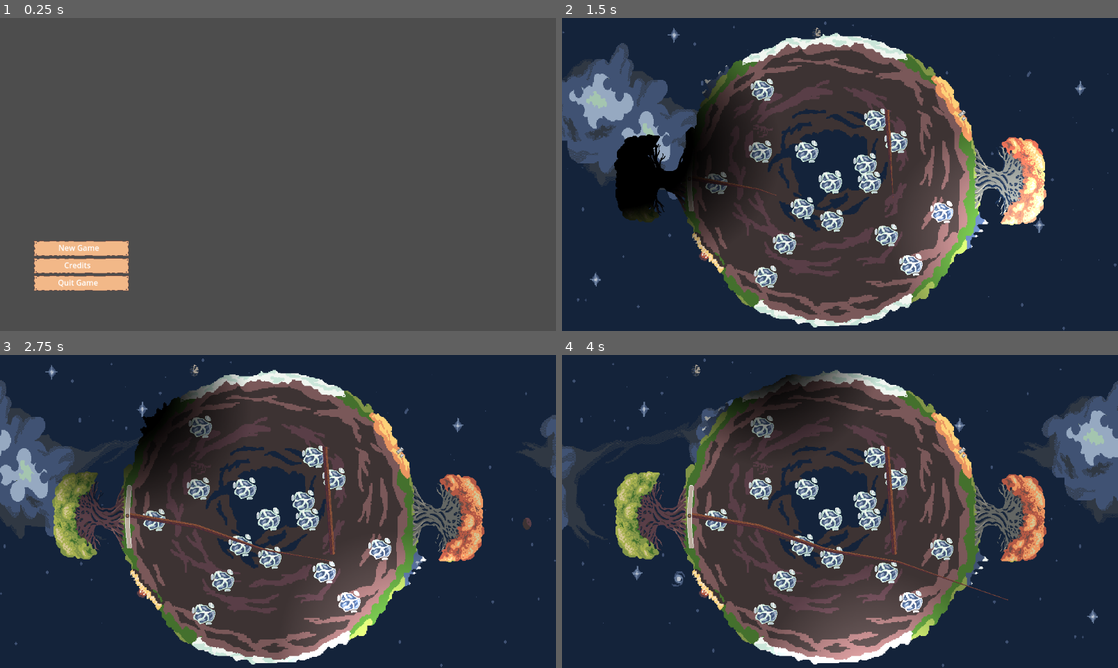
Above: before the commit, frames 1-4 (two rows, left to right).
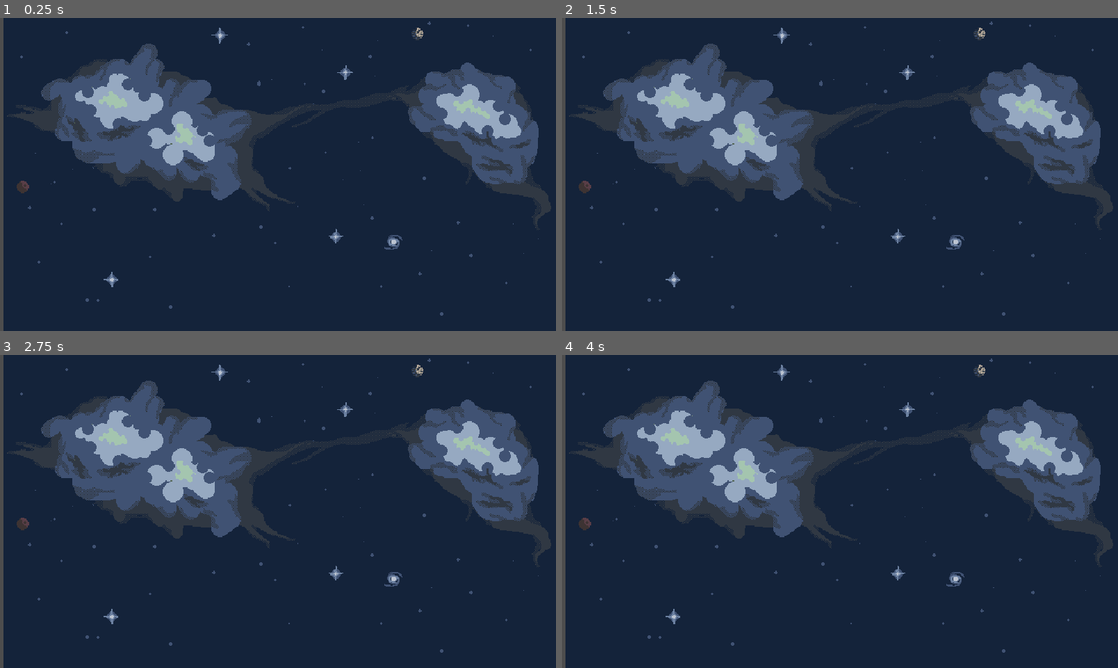
Above: after the commit, the same moments.

Repository: Rotta-Games/ragerootin
Game: Godot game, scene res://main.tscn
Same seed, same stepped clock (60 frames per second), same inputs: the game is played once before the commit and once after it.
Inputs (mouse positions are in pixels of both pictures, inside the frame that each line leads up to):
- Up to frame 1 (0.25 s): no input
- Up to frame 2 (1.5 s): click (667, 249) at 0.5 s, where only the run before the commit has a clickable "New Game"; hold Right (player1_move_right) from 1.28 s (still down)
- Up to frame 3 (2.75 s): release Right (player1_move_right) at 2.03 s; hold Left (player1_move_left) from 2.03 s (still down)
- Up to frame 4 (4 s): release Left (player1_move_left) at 2.78 s; hold Right (player1_move_right) from 2.78 s (still down)

The runs differ from the first frame. In frame 1, 99% of the frame differs, in the area x 0-100%, y 0-100%; in frame 2, 55%; in frame 3, 56%; in frame 4, 54%.

Commit message:
Fix resolution and scales

Diff:
--- a/game.tscn
+++ b/game.tscn
@@ -16,14 +16,16 @@
 [node name="Planet" parent="." instance=ExtResource("3_hd06s")]
 
 [node name="Player1" parent="." instance=ExtResource("4_a3mtv")]
+position = Vector2(170, 180)
 script = ExtResource("4_52che")
 
 [node name="GUI" parent="." instance=ExtResource("6_4oam8")]
 
 [node name="m" parent="." instance=ExtResource("6_qadn6")]
+position = Vector2(170, 180)
 
 [node name="Player2" parent="." instance=ExtResource("4_a3mtv")]
-position = Vector2(673, 190)
+position = Vector2(480, 180)
 script = ExtResource("7_nc2dq")
 
 [node name="GameBackground" parent="." instance=ExtResource("6_24cua")]
--- a/game_background.tscn
+++ b/game_background.tscn
@@ -17,7 +17,6 @@
 [node name="UndecidedParallaxSprite" type="Sprite2D" parent="ParallaxBackground/ParallaxLayer"]
 texture_repeat = 3
 position = Vector2(7.15256e-07, 6.19888e-05)
-scale = Vector2(1.3, 1.8)
 texture = ExtResource("1_runqh")
 centered = false
 
--- a/main.tscn
+++ b/main.tscn
@@ -1,8 +1,9 @@
-[gd_scene load_steps=4 format=3 uid="uid://eyff36cp2io3"]
+[gd_scene load_steps=5 format=3 uid="uid://eyff36cp2io3"]
 
 [ext_resource type="Script" path="res://MainMenuControl.gd" id="1_tr6f7"]
 [ext_resource type="Texture2D" uid="uid://b1ijgi4fbgnm5" path="res://assets/gfx/menu_button.png" id="2_bktn5"]
 [ext_resource type="AudioStream" uid="uid://cfrjvsjd5bjn0" path="res://assets/music/roots_pelimusa.mp3" id="3_gm3fx"]
+[ext_resource type="Texture2D" uid="uid://bfadg58kyknqs" path="res://assets/gfx/bg.png" id="4_pdnqi"]
 
 [node name="Node2D" type="Node2D"]
 
@@ -61,5 +62,9 @@
 stream = ExtResource("3_gm3fx")
 autoplay = true
 
+[node name="Sprite2D" type="Sprite2D" parent="."]
+position = Vector2(644, 180)
+texture = ExtResource("4_pdnqi")
+
 [connection signal="pressed" from="Control/VBoxContainer/NewGameButton" to="Control" method="onNewGameButtonPressed"]
 [connection signal="pressed" from="Control/VBoxContainer/QuitGameButton" to="Control" method="onQuitGameButtonPressed"]
--- a/planet.tscn
+++ b/planet.tscn
@@ -7,14 +7,14 @@
 [ext_resource type="Texture2D" uid="uid://b8p2ufu1kj703" path="res://assets/gfx/tree2.png" id="3_dlx4c"]
 
 [sub_resource type="CircleShape2D" id="CircleShape2D_njt6a"]
-radius = 316.0
+radius = 150.0
 
 [node name="Planet" type="Node2D"]
 script = ExtResource("1_oowm4")
 water_scene = ExtResource("2_5887o")
 
 [node name="Earth" type="Area2D" parent="."]
-position = Vector2(557, 339)
+position = Vector2(320, 180)
 
 [node name="CollisionShape2D" type="CollisionShape2D" parent="Earth"]
 shape = SubResource("CircleShape2D_njt6a")
@@ -22,15 +22,14 @@
 
 [node name="Sprite2d" type="Sprite2D" parent="Earth"]
 position = Vector2(2.08165e-12, 2.08165e-12)
-scale = Vector2(1.8, 1.8)
 texture = ExtResource("1_kdp3x")
 
 [node name="Tree1" type="Sprite2D" parent="."]
-position = Vector2(182, 335)
+position = Vector2(80, 180)
 rotation = -1.5708
 texture = ExtResource("2_q8ult")
 
 [node name="Tree2" type="Sprite2D" parent="."]
-position = Vector2(930, 335)
+position = Vector2(560, 180)
 rotation = 1.5708
 texture = ExtResource("3_dlx4c")
--- a/project.godot
+++ b/project.godot
@@ -17,7 +17,10 @@
 
 [display]
 
+window/size/viewport_width=1280
+window/size/viewport_height=720
 window/stretch/mode="viewport"
+window/stretch/scale=2.0
 
 [importer_defaults]
 
--- a/root.tscn
+++ b/root.tscn
@@ -22,6 +22,7 @@
 [node name="Line2D" type="Line2D" parent="."]
 texture_repeat = 2
 points = PackedVector2Array(0, 0)
+width = 5.0
 width_curve = SubResource("Curve_4ewgy")
 texture = ExtResource("2_uevxx")
 texture_mode = 1
Binary file changed: assets/gfx/water.png
Not shown: 1 places in game.tscn that only renumber resources
Not shown: 1 places in lights.tscn that only renumber resources
